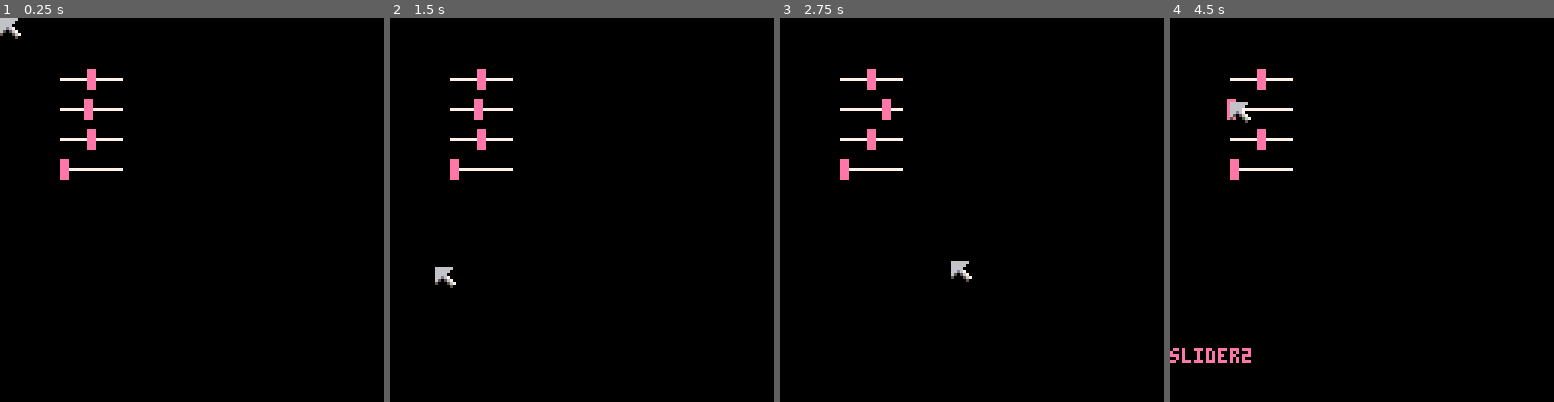
Above: before the commit, frames 1-4 (left to right).
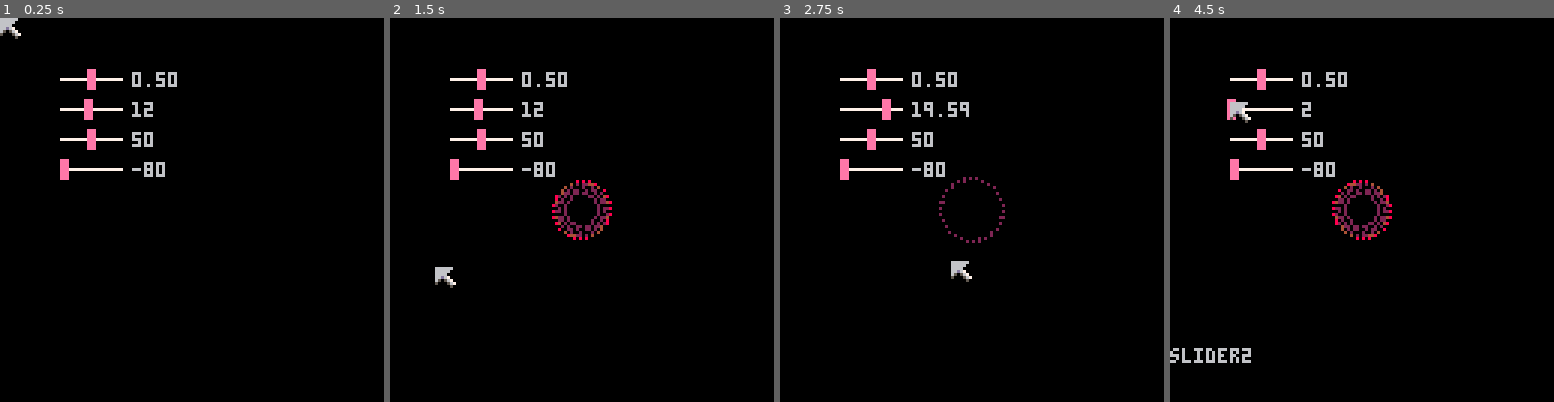
Above: after the commit, the same moments.

Repository: wesen/carts
Game: PICO-8 cartridge blog/particle-systems/ps2/ps2.p8
Two runs of this game, one before a commit and one after it. Both use one fixed random seed, a clock stepped at 60 frames per second and the inputs below.
Inputs (mouse positions are in pixels of both pictures, inside the frame that each line leads up to):
- Up to frame 1 (0.25 s): no input
- Up to frame 2 (1.5 s): click (670, 121) at 0.67 s; click (436, 267) at 1.22 s
- Up to frame 3 (2.75 s): click (887, 114) at 1.77 s; click (952, 259) at 2.32 s
- Up to frame 4 (4.5 s): click (1404, 106) at 2.87 s; click (1465, 256) at 3.42 s; click (1231, 102) at 3.97 s

The runs differ from the first frame. In frame 1, 0.6% of the frame differs, in the area x 34-47%, y 14-42%; in frame 2, 1.5%; in frame 3, 1.0%; in frame 4, 1.8%, in the area x 0-58%, y 14-90%.

Commit message:
Add working sliders

Diff:
--- a/blog/particle-systems/ps2/particles.lua
+++ b/blog/particle-systems/ps2/particles.lua
@@ -79,6 +79,7 @@
 end
 
 function particles_init()
+ printh("particles init")
  add_cr(function()
   local a=0
   while true do
--- a/blog/particle-systems/ps2/ps2.lua
+++ b/blog/particle-systems/ps2/ps2.lua
@@ -11,12 +11,13 @@
 sliders={}
 
 function _init()
- -- particles_init()
  poke(0x5f2d, 1)
  add(sliders,cls_slider.init("slider1",20,20,0.5,0,1))
  add(sliders,cls_slider.init("slider2",20,30,12,2,24))
  add(sliders,cls_slider.init("slider3",20,40,50,0,100))
  add(sliders,cls_slider.init("slider4",20,50,-80,-100,100))
+ printh("foobar")
+ particles_init()
 end
 
 lasttime=time()
--- a/blog/particle-systems/ps2/ps2.p8
+++ b/blog/particle-systems/ps2/ps2.p8
@@ -165,6 +165,7 @@
 end
 
 function particles_init()
+ printh("particles init")
  add_cr(function()
   local a=0
   while true do
@@ -189,6 +190,9 @@
   end
  end)
 end
+
+dragged_slider=nil
+slider_vals={}
 
 cls_slider=class(function(self,name,x,y,val,min_v,max_v)
  self.name=name
@@ -201,12 +205,23 @@
   aax=self.x,bbx=self.x+20,
   aay=self.y-3,bby=self.y+3
  }
-end)
+ self.is_dragging=false
+ self:update()
+end)
+
+function fmt_dec(v)
+ local fv=flr(v)
+ local dec=flr((v-fv)*100)
+ local res=tostr(fv)
+ if (dec!=0) res=res.."."..tostr(dec)
+ return res
+end
 
 function cls_slider:draw(mx,my,mb)
  line(self.x,self.y,self.x+20,self.y,7)
  local sx=self.x+(self.val-self.min_v)/(self.max_v-self.min_v)*20
  rectfill(sx-1,self.y-3,sx+1,self.y+3,14)
+ print(fmt_dec(self.val),self.x+24,self.y-2,6)
 
  if (in_bbox(self.bbox,mx,my)) print(self.name,0,110)
 end
@@ -217,9 +232,20 @@
 
 function cls_slider:update(mx,my,mb)
  -- bounding box for the knob
- if mb and in_bbox(self.bbox,mx,my) then
-  self.val=(mx-self.x)/20*(self.max_v-self.min_v)+self.min_v
- end
+ if mb then
+  if in_bbox(self.bbox,mx,my) and dragged_slider==nil then
+   dragged_slider=self
+  end
+  if dragged_slider==self then
+   local val=mid(self.min_v,
+       (mx-self.x)/20*(self.max_v-self.min_v)+self.min_v,
+       self.max_v)
+   self.val=val
+  end
+ elseif dragged_slider==self then
+  dragged_slider=nil
+ end
+ slider_vals[self.name]=self.val
 end
 
 
@@ -229,12 +255,13 @@
 sliders={}
 
 function _init()
- -- particles_init()
  poke(0x5f2d, 1)
  add(sliders,cls_slider.init("slider1",20,20,0.5,0,1))
  add(sliders,cls_slider.init("slider2",20,30,12,2,24))
  add(sliders,cls_slider.init("slider3",20,40,50,0,100))
  add(sliders,cls_slider.init("slider4",20,50,-80,-100,100))
+ printh("foobar")
+ particles_init()
 end
 
 lasttime=time()
--- a/blog/particle-systems/ps2/slider.lua
+++ b/blog/particle-systems/ps2/slider.lua
@@ -1,3 +1,6 @@
+dragged_slider=nil
+slider_vals={}
+
 cls_slider=class(function(self,name,x,y,val,min_v,max_v)
  self.name=name
  self.x=x
@@ -9,12 +12,23 @@
   aax=self.x,bbx=self.x+20,
   aay=self.y-3,bby=self.y+3
  }
+ self.is_dragging=false
+ self:update()
 end)
+
+function fmt_dec(v)
+ local fv=flr(v)
+ local dec=flr((v-fv)*100)
+ local res=tostr(fv)
+ if (dec!=0) res=res.."."..tostr(dec)
+ return res
+end
 
 function cls_slider:draw(mx,my,mb)
  line(self.x,self.y,self.x+20,self.y,7)
  local sx=self.x+(self.val-self.min_v)/(self.max_v-self.min_v)*20
  rectfill(sx-1,self.y-3,sx+1,self.y+3,14)
+ print(fmt_dec(self.val),self.x+24,self.y-2,6)
 
  if (in_bbox(self.bbox,mx,my)) print(self.name,0,110)
 end
@@ -25,7 +39,18 @@
 
 function cls_slider:update(mx,my,mb)
  -- bounding box for the knob
- if mb and in_bbox(self.bbox,mx,my) then
-  self.val=(mx-self.x)/20*(self.max_v-self.min_v)+self.min_v
+ if mb then
+  if in_bbox(self.bbox,mx,my) and dragged_slider==nil then
+   dragged_slider=self
+  end
+  if dragged_slider==self then
+   local val=mid(self.min_v,
+       (mx-self.x)/20*(self.max_v-self.min_v)+self.min_v,
+       self.max_v)
+   self.val=val
+  end
+ elseif dragged_slider==self then
+  dragged_slider=nil
  end
+ slider_vals[self.name]=self.val
 end
